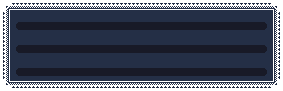
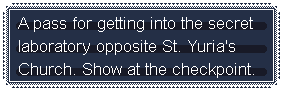
Layers edited between the first and the second w=283, h=91 image:
added layer "EN" above "JP" over (18, 17, 254, 78)
